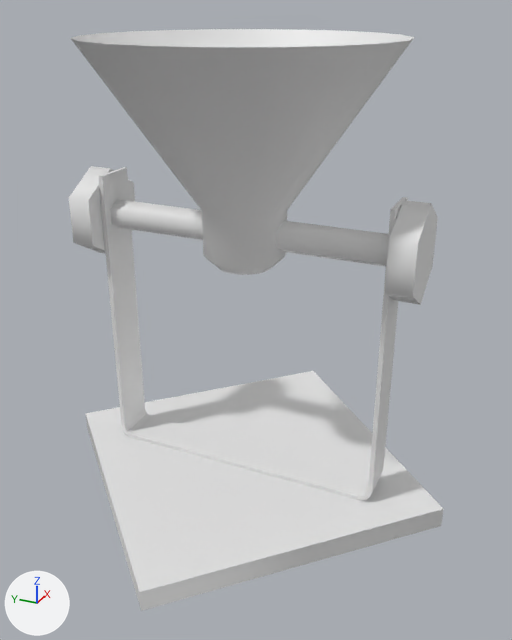
One commit to the FBX model TokyoGame/Assets/Resources/Fbx/Light/FanLightSource.FBX: the scene before it, then after it.
The view is the same before and after, from a camera (50 mm lens) standing at (-1.369, -0.643, 1.123) and looking at (-0.021, -0.037, 0.449). Every picture has the same lights, and +X, +Y and +Z are marked at lower left. Where no turn or scale is listed for an object, it has been applied to the vertices.

The scene before the commit, as lines of its bpy script (objects in view):
```python
me_mesh = bpy.data.meshes.new('Mesh')
me_mesh.from_pydata([(0.0, 0.5, 0.0), (-0.5, 0.0, 0.0), (0.0, -0.5, 0.0), (0.5, 0.0, 0.0), (0.0, 0.5, 0.05), (-0.5, 0.0, 0.05), (0.0, -0.5, 0.05), (0.5, 0.0, 0.05)], [], [(0, 4, 7, 3), (0, 1, 5, 4), (2, 6, 5, 1), (2, 3, 7, 6), (5, 6, 7, 4)])
me_mesh_001 = bpy.data.meshes.new('Mesh.001')
me_mesh_001.from_pydata(...)  # 56 vertices, 51 faces; spans x -0.05..0.05, y -0.01..0.676, z 0.0..0.7
me_mesh_002 = bpy.data.meshes.new('Mesh.002')
me_mesh_002.from_pydata(...)  # 82 vertices, 100 faces; spans x -0.333..0.333, y -0.333..0.333, z -0.1..0.4
me_mesh_004 = bpy.data.meshes.new('Mesh.004')
me_mesh_004.from_pydata(...)  # a 6-sided cylinder along y spanning x -0.093..0.093, y -0.055..0.0, z -0.107..0.107
me_mesh_005 = bpy.data.meshes.new('Mesh.005')
me_mesh_005.from_pydata(...)  # a 6-sided cylinder along y spanning x -0.093..0.093, y 0.0..0.055, z -0.107..0.107
me_mesh_006 = bpy.data.meshes.new('Mesh.006')
me_mesh_006.from_pydata(...)  # a 6-sided cylinder along y spanning x -0.03..0.03, y -0.333..0.333, z -0.035..0.035
ob_bar001 = bpy.data.objects.new('Bar001', me_mesh_001)
ob_bar001.location = (0.0, -0.333, 0.05)
ob_base001 = bpy.data.objects.new('Base001', me_mesh)
ob_base001.location = (0.0, 0.0, 0.0)
ob_cylinder001 = bpy.data.objects.new('Cylinder001', me_mesh_006)
ob_cylinder001.location = (0.0, 0.0, 0.65)
ob_light = bpy.data.objects.new('Light', me_mesh_002)
ob_light.location = (0.0, 0.0, 0.65)
ob_volt005 = bpy.data.objects.new('Volt005', me_mesh_004)
ob_volt005.location = (0.0, -0.345, 0.65)
ob_volt006 = bpy.data.objects.new('Volt006', me_mesh_005)
ob_volt006.location = (0.0, 0.345, 0.65)
```
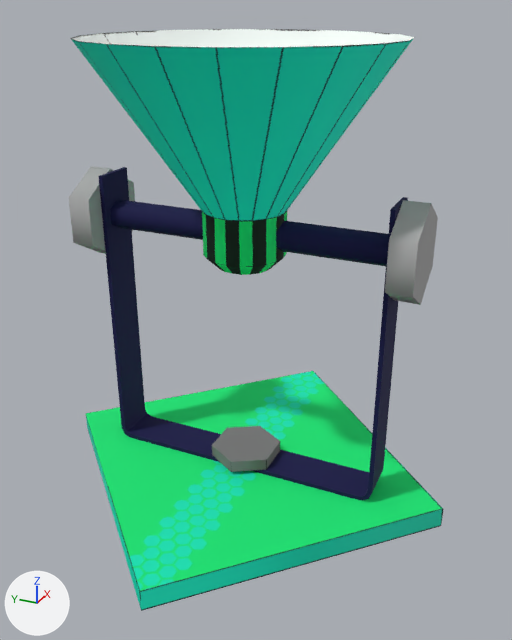
Where the change shows, as pixel boxes (x1, y1, x2, y2) in the pictures (512 x 640 px):
'Base001', recoloured, surface changed (white to green)
    both: (86, 371, 443, 611)
'Light', recoloured, surface changed (grey to cyan)
    both: (71, 29, 414, 275)
'Bar001', recoloured, surface changed (white to blue)
    both: (98, 167, 408, 500)
'Volt005', recoloured
    both: (385, 200, 438, 305)
'BaseVolt', added
    after: (212, 426, 280, 472)
'Volt006', recoloured (white to grey)
    both: (69, 166, 135, 254)
part 3 of me_mesh_006, cut back
    both: (110, 199, 388, 266)

Patch to the scene script:
```diff
--- a/TokyoGame/Assets/Resources/Fbx/Light/FanLightSource.FBX.py
+++ b/TokyoGame/Assets/Resources/Fbx/Light/FanLightSource.FBX.py
@@ img_fanlightsource_png @@
+img_fanlightsource_png = load_image('FanLightSource.png', '_unpacked/FanLightSource.png', 1024, 1024, 'sRGB')
@@ mat_fanlightsource_texture @@
+mat_fanlightsource_texture = principled_material('FanLightSource_Texture')
+mat_fanlightsource_texture.texture = img_fanlightsource_png  # with its transparency
+mat_fanlightsource_texture.roughness = 0.859
@@ me_mesh_001 @@
 me_mesh_001.from_pydata(...)  # 56 vertices, 51 faces; spans x -0.05..0.05, y -0.01..0.676, z 0.0..0.7
 # used by ob_bar001; location = (0.0, -0.333, 0.05)
+# me_mesh_001 part 2: texture (UV) coordinates of 51 of 51 faces, centred in x -0.05..0.05, y -0.01..0.676, z 0.0..0.7, changed; they spanned u 0.0..1.0, v 0.0..1.0 and now span u 0.02..0.98, v 0.89..1.0
+me_mesh_001.materials.append(mat_fanlightsource_texture)  # picture img_fanlightsource_png
@@ me_mesh_005 @@
 me_mesh_005.from_pydata(...)  # 12 vertices, 10 faces; spans x -0.093..0.093, y 0.0..0.055, z -0.107..0.107
+me_mesh_005.materials.append(mat_fanlightsource_texture)  # picture img_fanlightsource_png
@@ me_mesh_006 @@
 # used by ob_cylinder001; location = (0.0, 0.0, 0.65)
-me_mesh_006.from_pydata(...)  # 12 vertices, 20 faces; spans x -0.03..0.03, y -0.333..0.333, z -0.035..0.035
+me_mesh_006.from_pydata(...)  # 12 vertices, 6 faces; spans x -0.03..0.03, y -0.333..0.333, z -0.035..0.035
+# me_mesh_006 part 3
+# 20 faces are deleted
+# 6 new faces join them
+me_mesh_006.materials.append(mat_fanlightsource_texture)  # picture img_fanlightsource_png
@@ me_mesh_004 @@
 me_mesh_004.from_pydata(...)  # 12 vertices, 10 faces; spans x -0.093..0.093, y -0.055..0.0, z -0.107..0.107
+me_mesh_004.materials.append(mat_fanlightsource_texture)  # picture img_fanlightsource_png
@@ me_mesh @@
 me_mesh.from_pydata(...)  # 8 vertices, 5 faces; spans x -0.5..0.5, y -0.5..0.5, z 0.0..0.05
 # used by ob_base001; location = (0.0, 0.0, 0.0)
+# me_mesh part 4: texture (UV) coordinates of 5 of 5 faces, centred in x -0.25..0.25, y -0.25..0.25, z 0.025..0.05, changed; they spanned u 0.07..1.08, v 0.0..1.0 and now span u 0.0..0.41, v 0.48..0.89
+me_mesh.materials.append(mat_fanlightsource_texture)  # picture img_fanlightsource_png
@@ me_mesh_002 @@
 me_mesh_002.from_pydata(...)  # 82 vertices, 100 faces; spans x -0.333..0.333, y -0.333..0.333, z -0.1..0.4
 # used by ob_light; location = (0.0, 0.0, 0.65)
+# me_mesh_002 part 1: texture (UV) coordinates of 100 of 100 faces, centred in x -0.217..0.217, y -0.217..0.217, z -0.087..0.25, changed; they spanned u 0.25..1.0, v 0.0..1.0 and now span u 0.01..1.0, v 0.01..0.58
+me_mesh_002.materials.append(mat_fanlightsource_texture)  # picture img_fanlightsource_png
@@ me_mesh_002_1 @@
+me_mesh_002_1.from_pydata(...)  # 12 vertices, 8 faces; spans x -0.087..0.087, y -0.075..0.075, z 0.0..0.03
+me_mesh_002_1.materials.append(mat_fanlightsource_texture)  # picture img_fanlightsource_png
@@ ob_basevolt @@
+ob_basevolt = bpy.data.objects.new('BaseVolt', me_mesh_002_1)
+ob_basevolt.location = (0.0, 0.0, 0.06)
```
